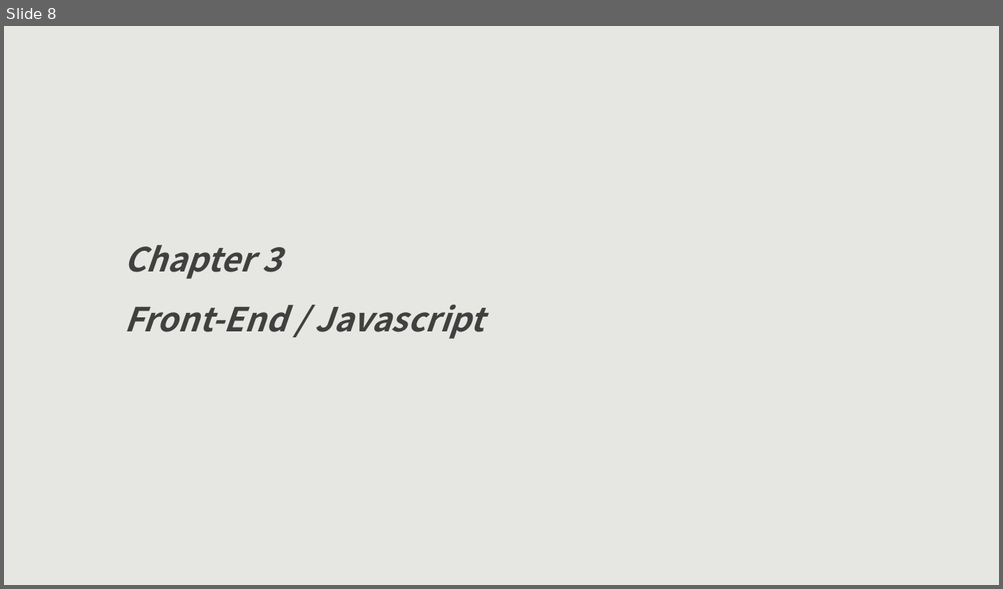
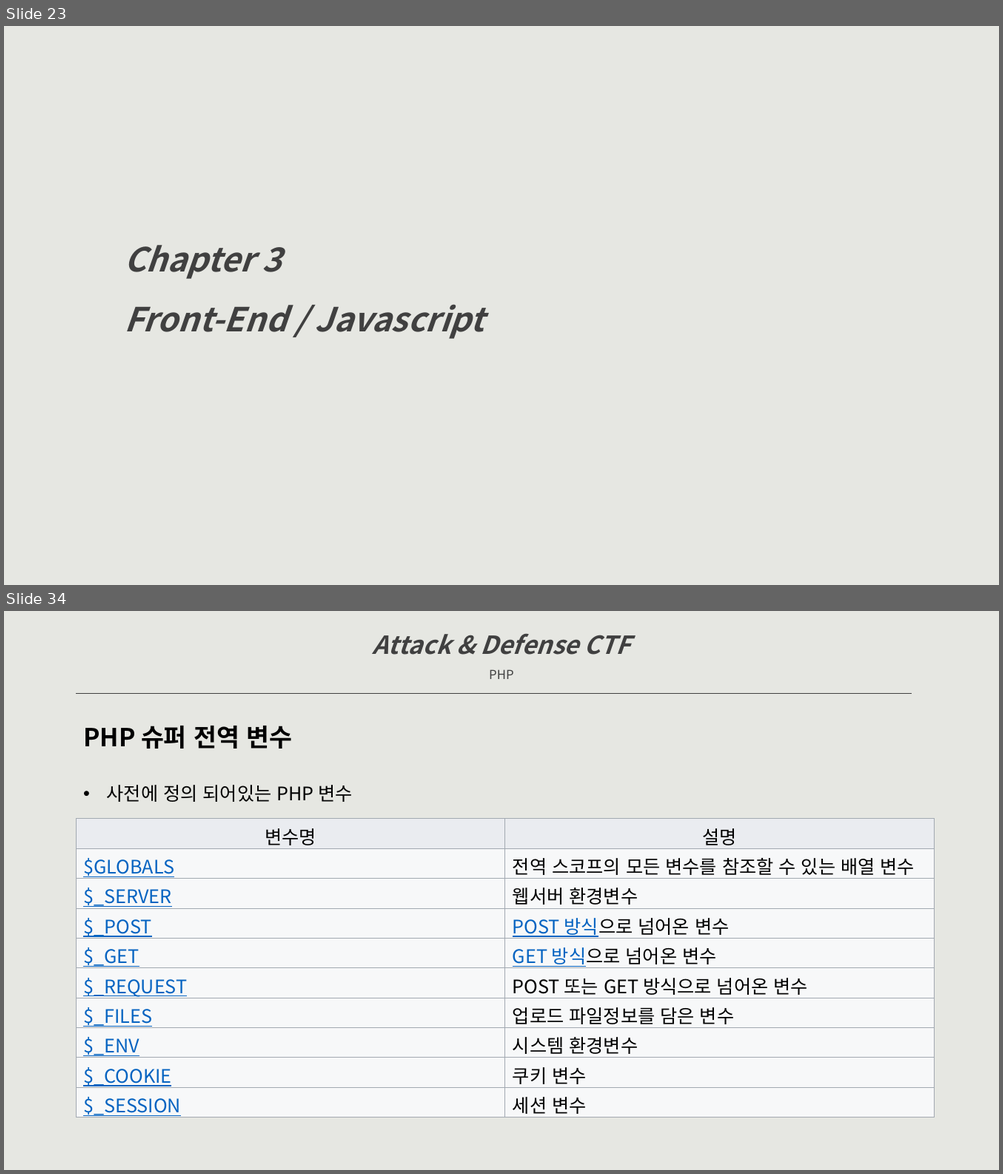
Before and after one commit to raxkson/kisec, a slide deck: Doc/Attack&Defense CTF-dev.pptx. Shown one above the other, each under a label of ours: slide 8 before the commit, slides 23 and 34 after it; the slides between them are not shown. The pictures are 1003x589 and 1003x1174 pixels, drawn with LibreOffice and Linux fonts; fonts in the diff are those of the drawing. Boxes give left, top, right and bottom in pixels: in the first picture for what was removed or moved away, otherwise in the second. Text is boxed around its words. In the diff, an @@ line names an element or a change of style, - is before the commit and + after.

```diff
--- a/Doc/Attack&Defense CTF-dev.pptx
+++ b/Doc/Attack&Defense CTF-dev.pptx
@@ slide 34 added at bbox=[4, 611, 999, 1170], background #E6E7E2 @@
@@ text added at bbox=[373, 633, 630, 679], 24 pt, text #404040, bold, italic @@
+Attack & Defense CTF
+PHP
@@ line added from (77, 694) to (912, 694), #404040 0.5 pt @@
@@ text added at bbox=[83, 726, 293, 749], 24 pt, text #000000, bold @@
+PHP 슈퍼 전역 변수
@@ text added at bbox=[107, 785, 352, 802], 18 pt, text #000000 @@
+• 사전에 정의 되어있는 PHP 변수
@@ table added at bbox=[77, 819, 934, 1140], 10 rows, 2 columns @@
+변수명 | 설명
+$GLOBALS | 전역 스코프의 모든 변수를 참조할 수 있는 배열 변수
+$_SERVER | 웹서버 환경변수
+$_POST | POST 방식으로 넘어온 변수
+$_GET | GET 방식으로 넘어온 변수
+$_REQUEST | POST 또는 GET 방식으로 넘어온 변수
+$_FILES | 업로드 파일정보를 담은 변수
+$_ENV | 시스템 환경변수
+$_COOKIE | 쿠키 변수
+$_SESSION | 세션 변수
@@ what was slide 8 is now slide 23 @@
```
Also in this commit, not shown: 6 slides changed, 55 other slides added, 1 slide removed.
